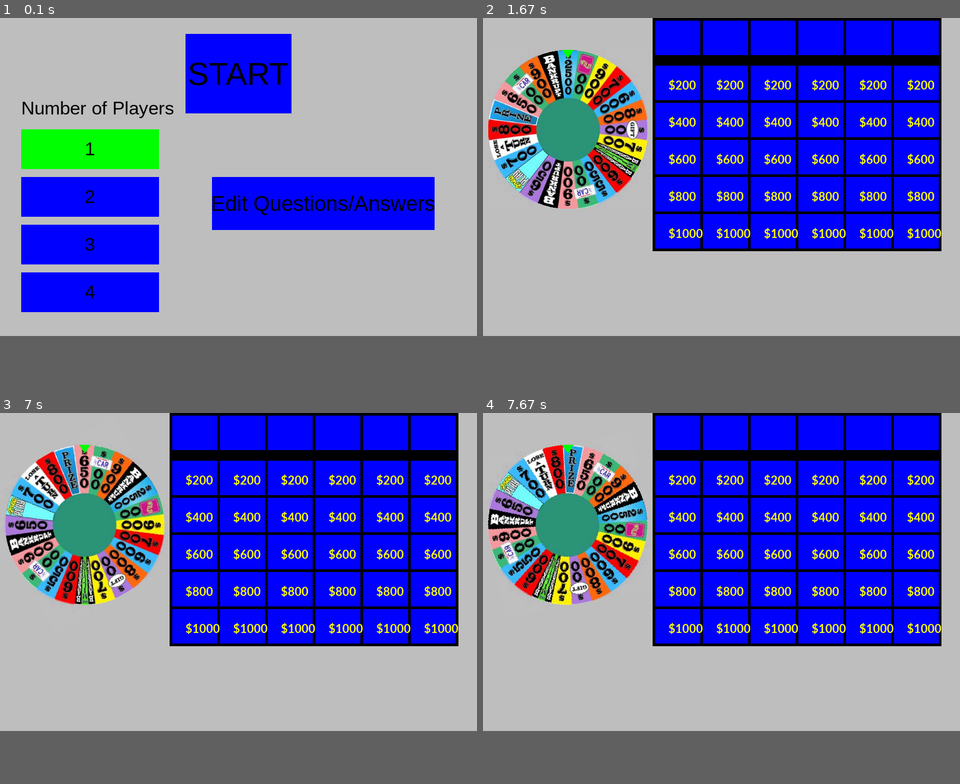
Above: before the commit, frames 1-4 (two rows, left to right).
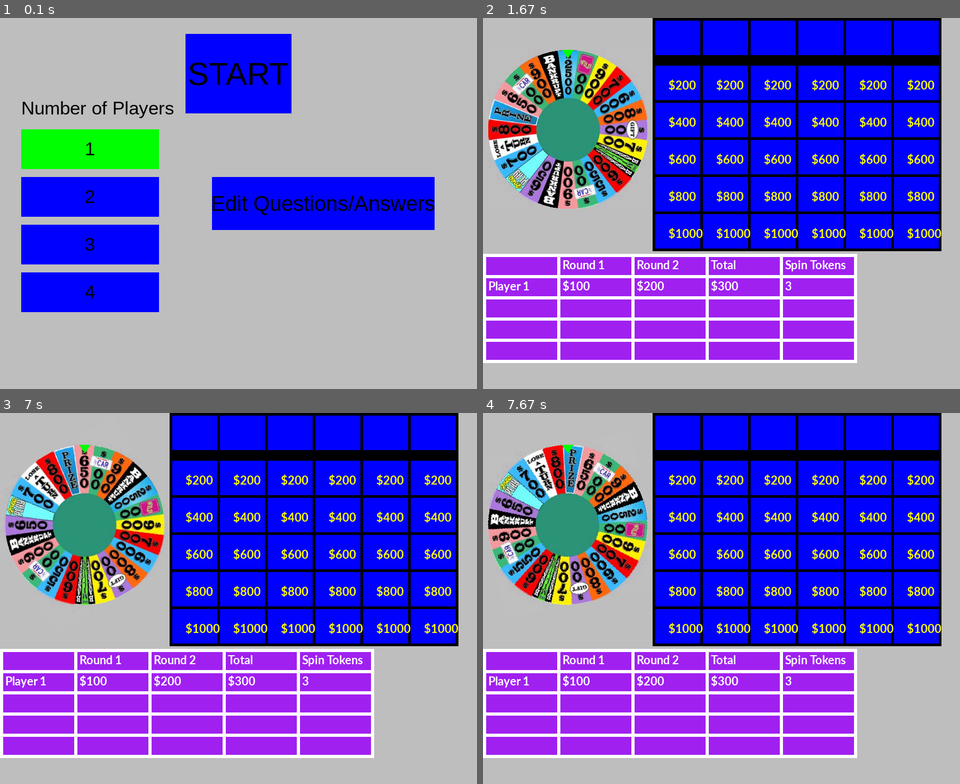
Above: after the commit, the same moments.

Repository: jlherget/TeamH_WheelOfJeopardy
Game: pygame game, started from src/woj.py
The game is run twice, just before and just after one commit, with the same random seed, the same clock (stepped at 60 frames per second) and the same inputs.
Inputs (mouse positions are in pixels of both pictures, inside the frame that each line leads up to):
- Up to frame 1 (0.1 s): no input
- Up to frame 2 (1.67 s): click "START" at 0.38 s; click (897, 333) at 1.22 s
- Up to frame 3 (7 s): click (224, 535) at 2.05 s; click (362, 657) at 2.38 s; click (405, 694) at 2.72 s; click (95, 472) at 3.55 s; click (133, 531) at 4.45 s; click (143, 654) at 6.62 s; tap Space at 6.9 s
- Up to frame 4 (7.67 s): move the mouse to (745, 494) at 7.63 s
The window is 900x600 before the commit and 900x700 after it. Grey fills any space a smaller window leaves; there, only what the larger window draws over its background counts as a difference.

The runs differ from the first frame. In frame 1, only the window size differs. In frame 2, 23% of the frame differs, in the area x 0-79%, y 63-93%; in frame 3, 23%; in frame 4, 23%.

Commit message:
Added scoreboard

Diff:
--- a/src/gamescreen.py
+++ b/src/gamescreen.py
@@ -1,5 +1,6 @@
 import board
 import wheel
+import scoreboard
 
 class GameScreen():
 
@@ -7,11 +8,14 @@
         self.app     = app
         self.board   = board.Board(app)
         self.wheel   = wheel.Wheel(app)
+        self.scoreboard = scoreboard.Scoreboard(app)
 
     def Draw(self, screen):
         self.board.Draw(screen)
         self.wheel.Draw(screen)
+        self.scoreboard.Draw(screen)
 
     def ProcessUiEvent(self, event):
         self.board.ProcessUiEvent(event)
         self.wheel.ProcessUiEvent(event)
+        self.scoreboard.ProcessUiEvent(event)
--- /dev/null
+++ b/src/scoreboard.py
@@ -0,0 +1,92 @@
+import board
+import ui_utils
+import pygame
+
+class Scoreboard():
+
+    def __init__(self, app):
+        self.app     = app
+        self.ui      = ScoreboardUI(app, 0, board.BoardUI.BOARD_HEIGHT+10)
+
+    def Draw(self, screen):
+        self.ui.Draw(screen)
+
+    def ProcessUiEvent(self, event):
+        pass
+
+class ScoreboardUI():
+
+    def __init__(self, app, pos_x, pos_y):
+        self.app    = app
+        self.pos_x  = pos_x
+        self.pos_y  = pos_y
+        self.width  = 700
+        self.height = 40*5+6
+
+    def Draw(self, screen):
+
+        divider_width = 6
+
+        col_width  = 140
+        col1_start = self.pos_x
+        xtext_offset = 10
+
+        row_height = 40
+        row1_start = self.pos_y
+        ytext_offset = 7
+        font = pygame.font.SysFont('Calibri', 25, True, False)
+
+        # Background for the scoreboard
+        boardRect = pygame.Rect([self.pos_x, self.pos_y, self.width, row_height*5+divider_width])
+        pygame.draw.rect(screen, ui_utils.PURPLE, boardRect)
+
+        #Column dividers
+        for col in range(6):
+            x = self.pos_x + col*col_width
+            y = self.pos_y
+            pygame.draw.rect(screen, ui_utils.WHITE, [x, y, divider_width, self.height])
+            pygame.draw.rect(screen, ui_utils.WHITE, [x, y, divider_width, self.height])
+
+        #Column headers
+        text = font.render('Round 1', True, ui_utils.WHITE)
+        screen.blit(text, [col1_start+col_width+xtext_offset, row1_start+ytext_offset])
+        text = font.render('Round 2', True, ui_utils.WHITE)
+        screen.blit(text, [col1_start+2*col_width+xtext_offset, row1_start+ytext_offset])
+        text = font.render('Total', True, ui_utils.WHITE)
+        screen.blit(text, [col1_start+3*col_width+xtext_offset, row1_start+ytext_offset])
+        text = font.render('Spin Tokens', True, ui_utils.WHITE)
+        screen.blit(text, [col1_start+4*col_width+xtext_offset, row1_start+ytext_offset])
+
+        #Row dividers
+        for row in range(6):
+            x = col1_start
+            y = row1_start + row_height*row
+            pygame.draw.rect(screen, ui_utils.WHITE, [x, y, self.width, divider_width])
+
+        for i in range(self.app.num_players):
+            y = row1_start + (i+1)*row_height + ytext_offset
+
+            player_text = 'Player %i' % (i+1)
+            x = col1_start + xtext_offset
+            text = font.render(player_text, True, ui_utils.WHITE)
+            screen.blit(text, [x, y])
+
+            round1_text = '$%i' % 100 #self.app.players[i].round1Score
+            text = font.render(round1_text, True, ui_utils.WHITE)
+            x += col_width
+            screen.blit(text, [x, y])
+
+            round2_text = '$%i' % 200# self.app.players[i].round2Score
+            text = font.render(round2_text, True, ui_utils.WHITE)
+            x += col_width
+            screen.blit(text, [x, y])
+
+            total_text = '$%i' % 300 #self.app.players[i].finalScore
+            text = font.render(total_text, True, ui_utils.WHITE)
+            x += col_width
+            screen.blit(text, [x, y])
+
+            tokens_text = '%i' % 3 #self.app.players[i].spinTokens
+            text = font.render(tokens_text, True, ui_utils.WHITE)
+            x += col_width
+            screen.blit(text, [x, y])
--- a/src/ui_utils.py
+++ b/src/ui_utils.py
@@ -12,7 +12,7 @@
 PURPLE  = pygame.Color("purple")
 
 SCREEN_WIDTH  = 900
-SCREEN_HEIGHT = 600
+SCREEN_HEIGHT = 700
 SCREEN_SIZE   = (SCREEN_WIDTH, SCREEN_HEIGHT)
 
 # General use button
